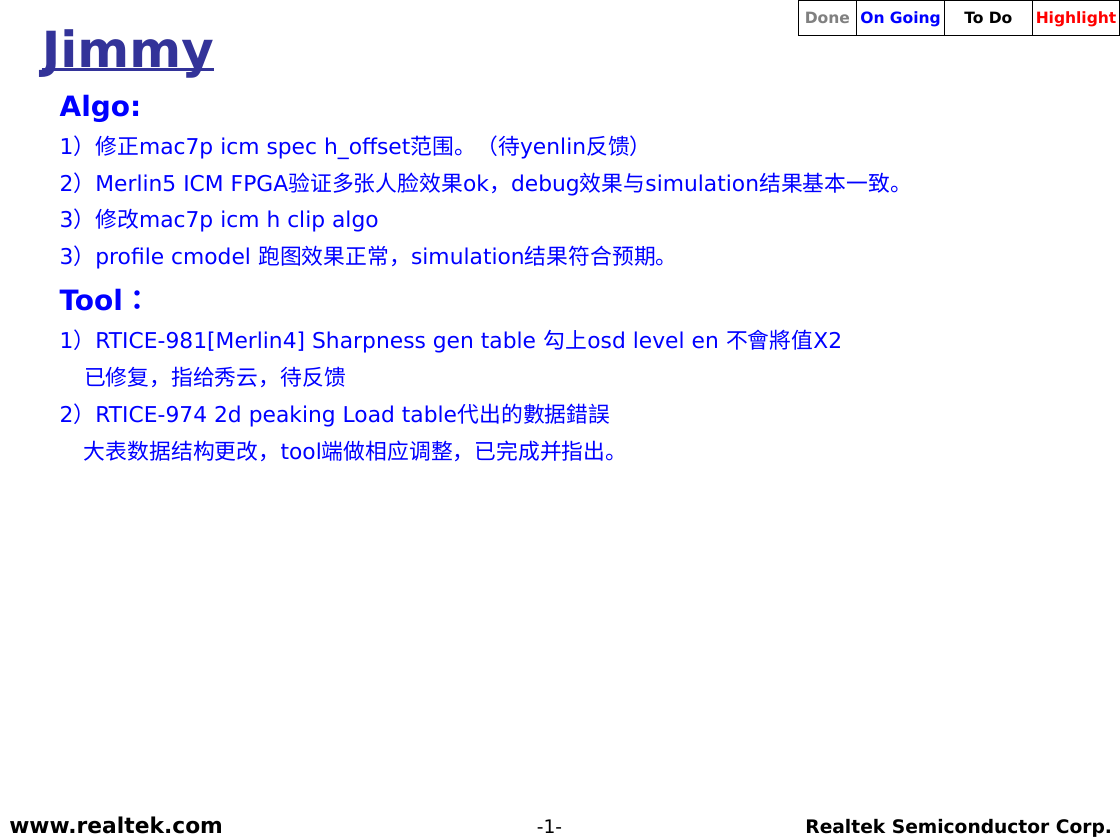
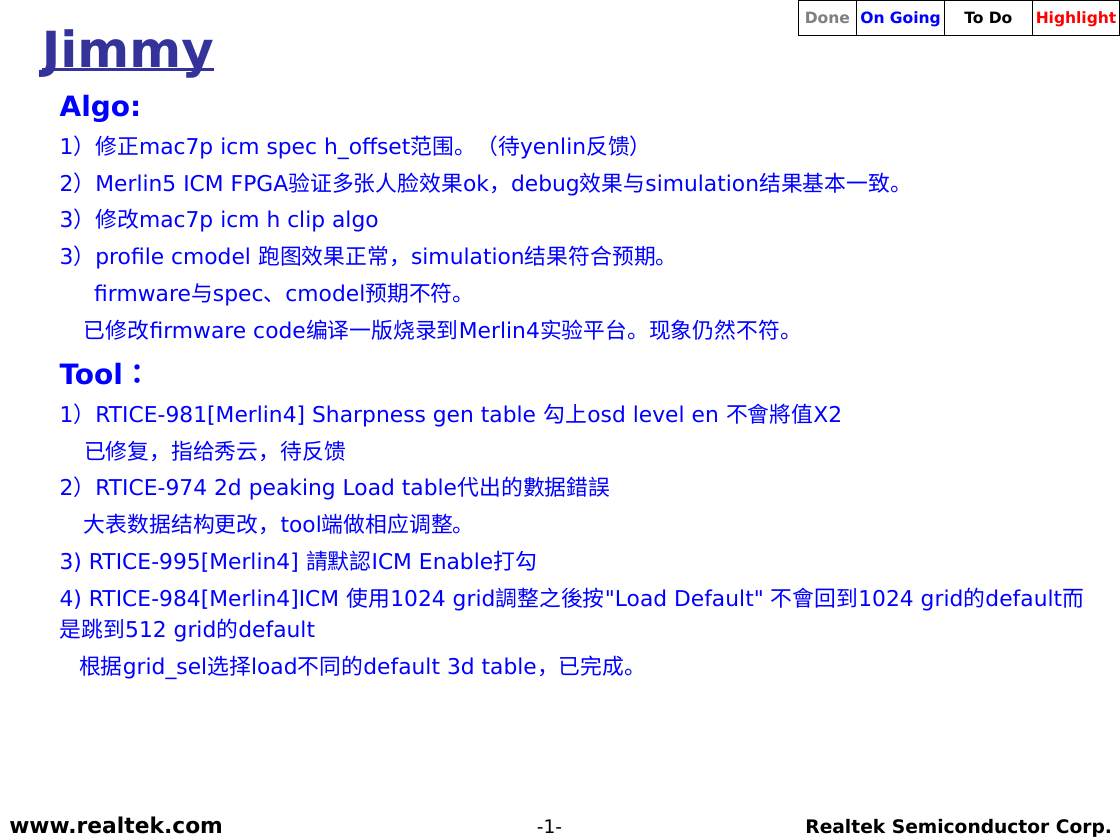
Before and after one commit to weicun581/Weekly_report, a slide deck: slide 1 of 2019年4月/RS_TV_SD_(Jimmy)_20190402.ppt. Drawn at 1120x840 pixels with LibreOffice and Linux fonts; fonts in the diff are those of the drawing; background and template pictures are left out. Boxes give left, top, right and bottom in pixels: in the first picture for what was removed or moved away, otherwise in the second. Text is boxed around its words. In the diff, an @@ line names an element or a change of style, - is before the commit and + after.

```diff
--- a/2019年4月/RS_TV_SD_(Jimmy)_20190402.ppt
+++ b/2019年4月/RS_TV_SD_(Jimmy)_20190402.ppt
@@ text at bbox=[84, 283, 802, 340]: paragraphs added @@
+  firmware与spec、cmodel预期不符。
+  已修改firmware code编译一版烧录到Merlin4实验平台。现象仍然不符。
@@ text at bbox=[60, 513, 914, 679]: text changed @@
-  大表数据结构更改，tool端做相应调整，已完成并指出。
+  大表数据结构更改，tool端做相应调整。
+  3) RTICE-995[Merlin4] 請默認ICM Enable打勾
+  4) RTICE-984[Merlin4]ICM 使用1024 grid調整之後按"Load Default" 不會回到1024 grid的default而是跳到512 grid的default
+  根据grid_sel选择load不同的default 3d table，已完成。
```
Also in this commit, not shown: 1 slide added, 1 slide removed, 1 other file.
